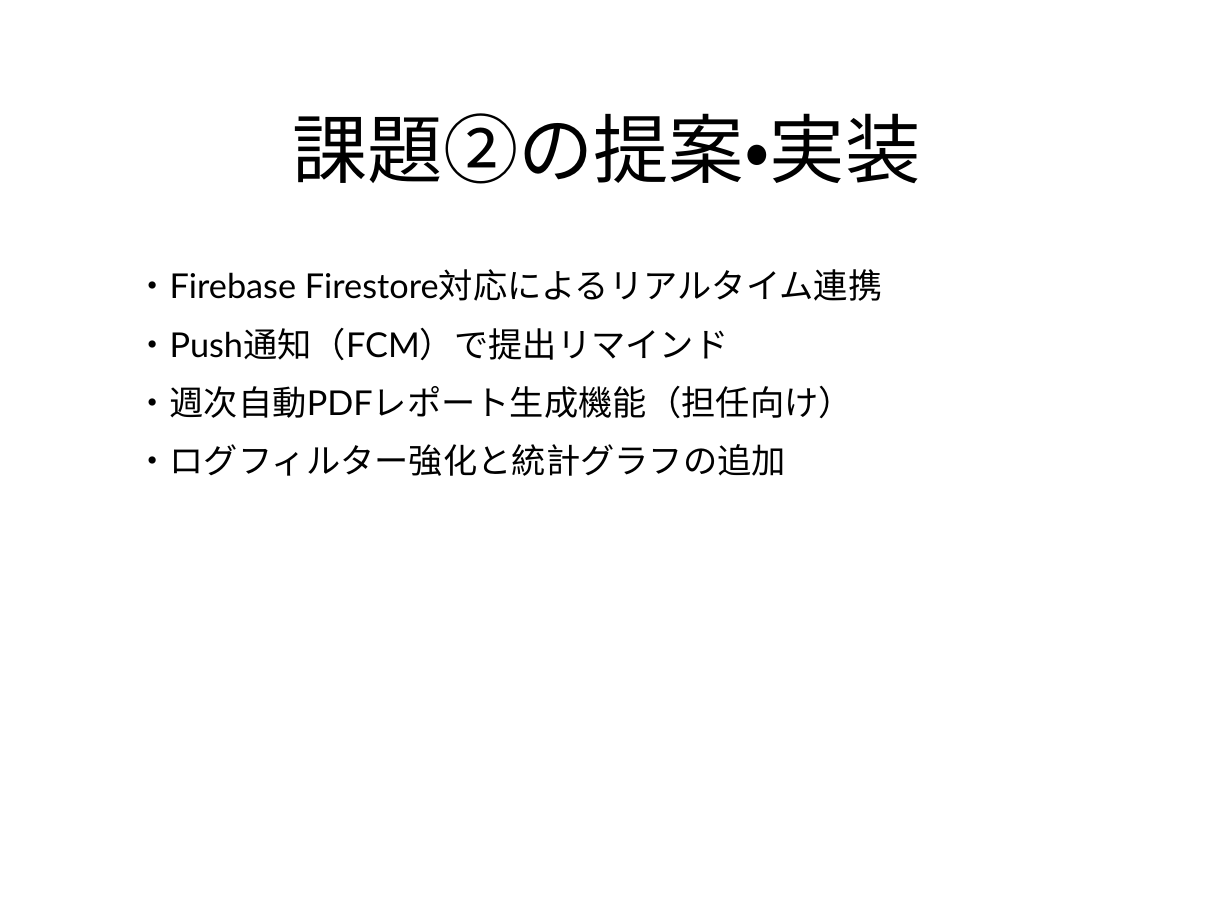
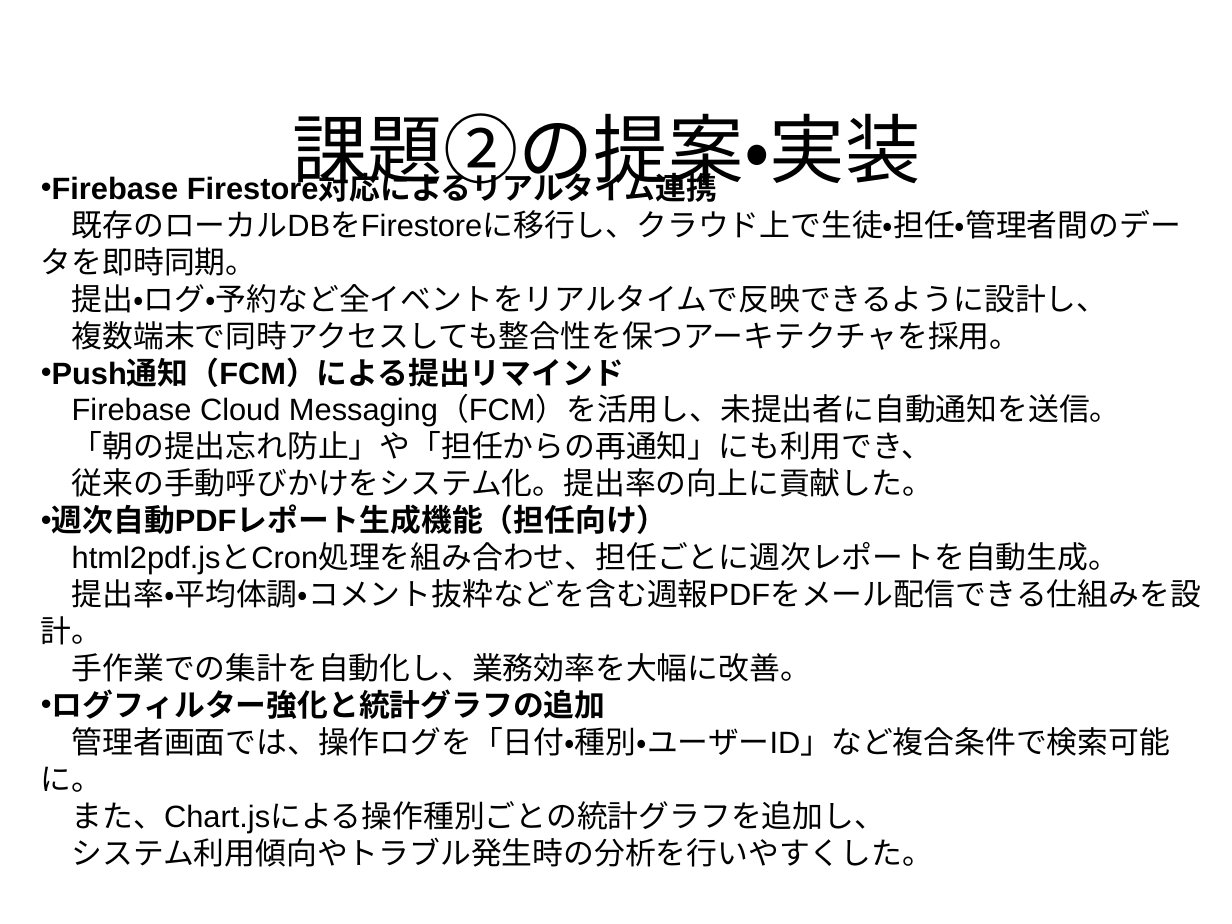
Before and after one commit to tabo0972818/school-journal, a slide deck: slide 12 of public/doc/SchoolJournal_Presentation_Template_v3.pptx. Drawn at 1232x924 pixels with LibreOffice and Linux fonts; fonts in the diff are those of the drawing. Boxes give left, top, right and bottom in pixels: in the first picture for what was removed or moved away, otherwise in the second. Text is boxed around its words. In the diff, an @@ line names an element or a change of style, - is before the commit and + after.

Commit message:
final submission: インターン課題最終版（修正版マニュアル＋プレゼン＋UI最終調整）

```diff
--- a/public/doc/SchoolJournal_Presentation_Template_v3.pptx
+++ b/public/doc/SchoolJournal_Presentation_Template_v3.pptx
@@ text added at box(41, 210, 1201, 834), 18 pt, text #000000 @@
+• Firebase Firestore対応によるリアルタイム連携
+  既存のローカルDBをFirestoreに移行し、クラウド上で生徒・担任・管理者間のデータを即時同期。
+  提出・ログ・予約など全イベントをリアルタイムで反映できるように設計し、
+  複数端末で同時アクセスしても整合性を保つアーキテクチャを採用。
+• Push通知（FCM）による提出リマインド
+  Firebase Cloud Messaging（FCM）を活用し、未提出者に自動通知を送信。
+  「朝の提出忘れ防止」や「担任からの再通知」にも利用でき、
+  従来の手動呼びかけをシステム化。提出率の向上に貢献した。
+• 週次自動PDFレポート生成機能（担任向け）
+  html2pdf.jsとCron処理を組み合わせ、担任ごとに週次レポートを自動生成。
+  提出率・平均体調・コメント抜粋などを含む週報PDFをメール配信できる仕組みを設計。
+  手作業での集計を自動化し、業務効率を大幅に改善。
+• ログフィルター強化と統計グラフの追加
+  管理者画面では、操作ログを「日付・種別・ユーザーID」など複合条件で検索可能に。
+  また、Chart.jsによる操作種別ごとの統計グラフを追加し、
+  システム利用傾向やトラブル発生時の分析を行いやすくした。
@@ text removed at box(135, 269, 883, 476) @@
-・Firebase Firestore対応によるリアルタイム連携
-・Push通知（FCM）で提出リマインド
-・週次自動PDFレポート生成機能（担任向け）
-・ログフィルター強化と統計グラフの追加
```
Also in this commit, not shown: 2 other slides changed, 3 other files.
